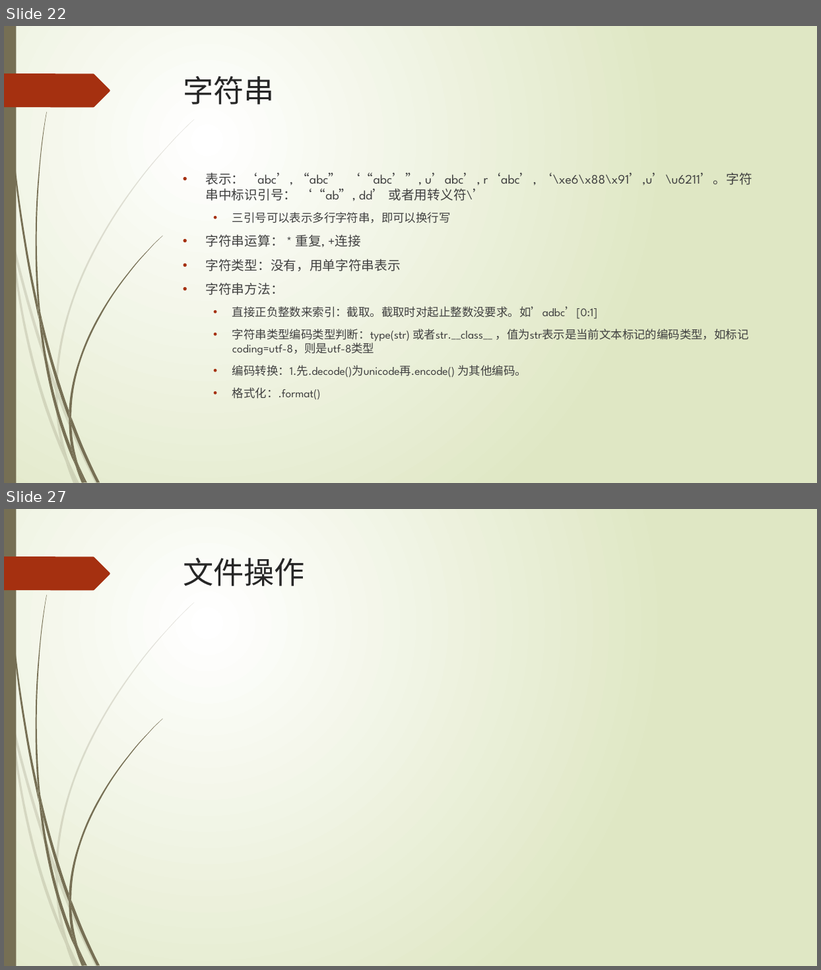
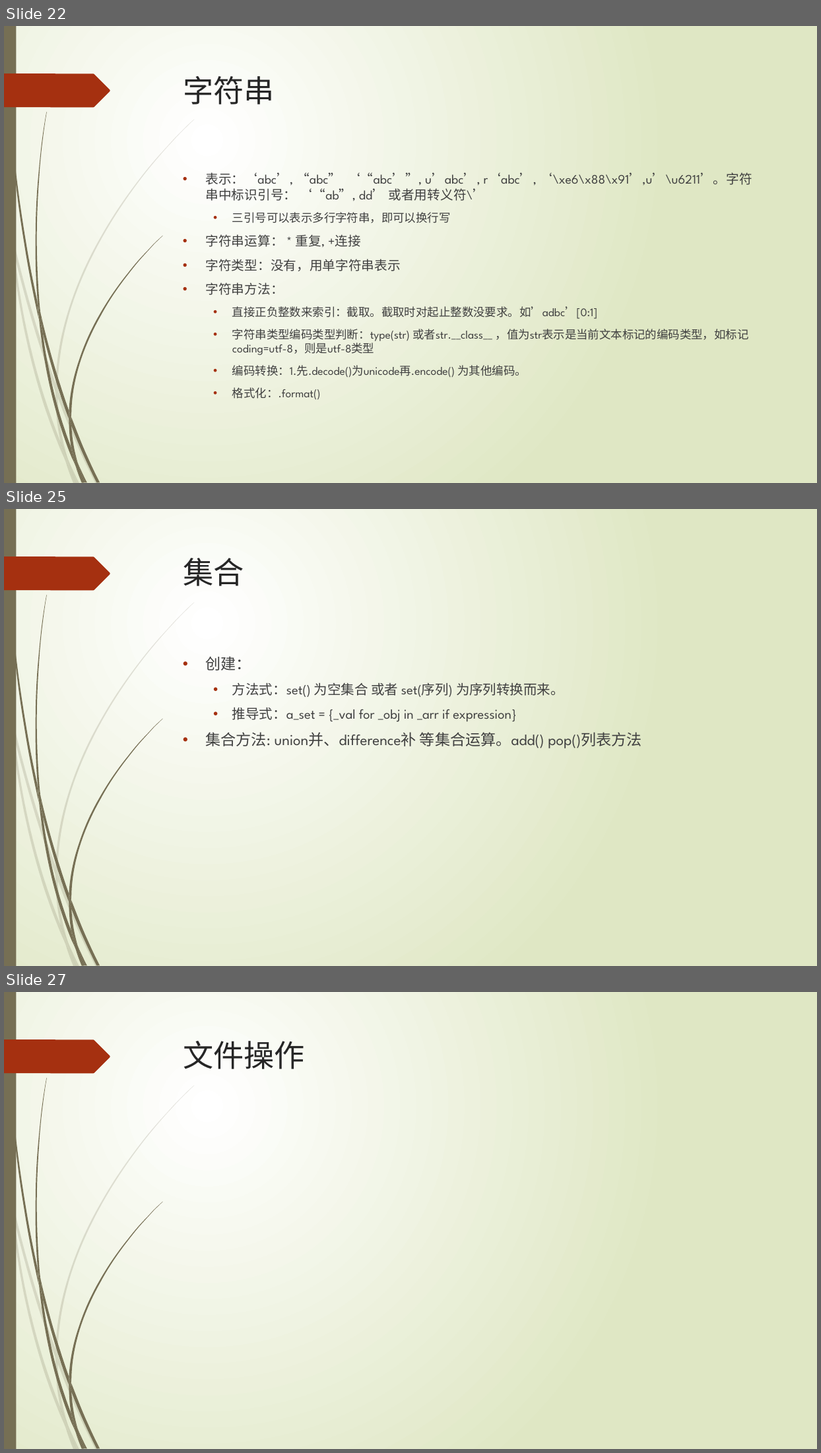
Before and after one commit to lspgithublxh/document, a slide deck: 编程语言/python/Python基础入门知识分享.pptx. Shown one above the other, each under a label of ours: slides 22 and 27 before the commit, slides 22, 25 and 27 after it; the slides between them are not shown. The pictures are 821x970 and 821x1453 pixels, drawn with LibreOffice and Linux fonts; fonts in the diff are those of the drawing. Boxes give left, top, right and bottom in pixels: in the first picture for what was removed or moved away, otherwise in the second. Text is boxed around its words. In the diff, an @@ line names an element or a change of style, - is before the commit and + after.

```diff
--- a/编程语言/python/Python基础入门知识分享.pptx
+++ b/编程语言/python/Python基础入门知识分享.pptx
@@ slide 25 added at (4,509,817,966), background gradient #FFFFFF to #DFE8C4; not listed: 24 template elements that a slide beside it also shows @@
@@ title added at (183,558,244,586), 36 pt, text #262626 @@
+集合
@@ text added at (206,656,642,749), 16 pt, text #404040 @@
+• 创建：
+  • 方法式：set() 为空集合 或者 set(序列) 为序列转换而来。
+  • 推导式：a_set = {_val for _obj in _arr if expression}
+• 集合方法: union并、difference补 等集合运算。add() pop()列表方法
```
Also in this commit, not shown: 3 slides changed, 1 slide removed.
